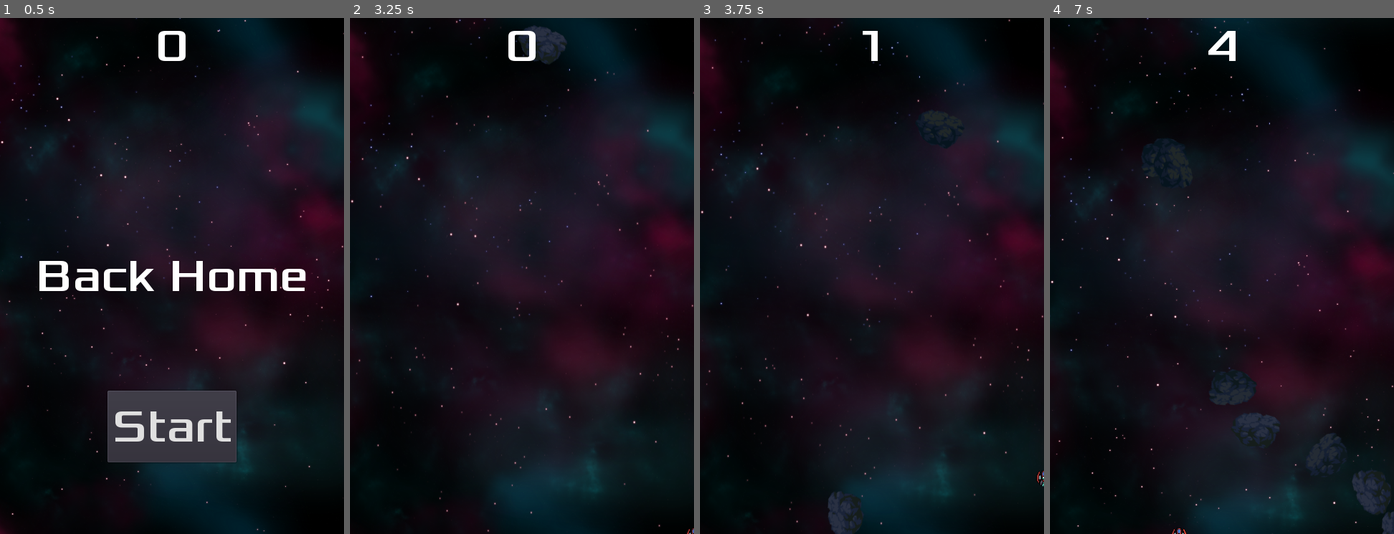
Above: before the commit, frames 1-4 (left to right).
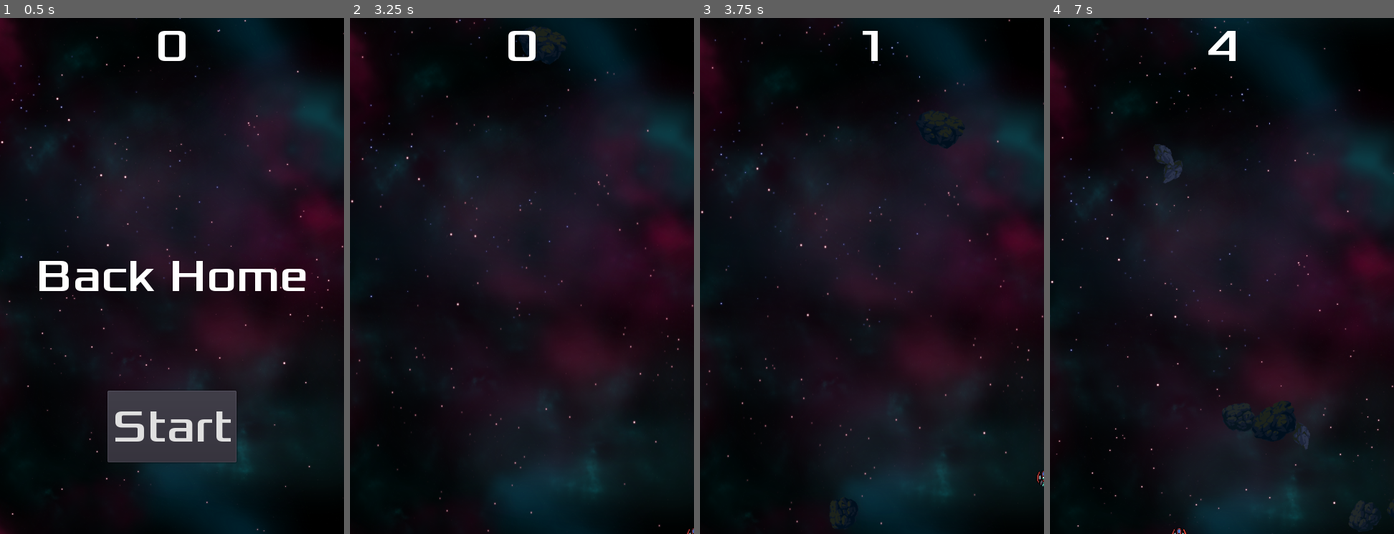
Above: after the commit, the same moments.

Repository: SebastienFCT/dodge-the-creeps-godot-toturial
Game: Godot game, scene res://scenes/Main.tscn
Two runs of this game, one before a commit and one after it. Both use one fixed random seed, a clock stepped at 60 frames per second and the inputs below.
Inputs:
- Up to frame 1 (0.5 s): no input
- Up to frame 2 (3.25 s): click "Start" at 0.5 s; tap Enter (start_game) at 1.25, 1.35, 2.1, 2.85 s; hold Right (move_right) 1.28-2.03 s; hold Down (move_down) 2.03-2.78 s; hold Right (move_right) from 2.78 s (still down)
- Up to frame 3 (3.75 s): release Right (move_right) at 3.53 s; hold Up (move_up) from 3.53 s (still down); tap Enter (start_game) at 3.6 s
- Up to frame 4 (7 s): release Up (move_up) at 4.28 s; hold Left (move_left) 4.28-5.78 s; tap Enter (start_game) every 0.75 s from 4.35 to 6.6 s; hold Down (move_down) 5.78-6.53 s; hold Right (move_right) from 6.53 s (still down)

Frame 1 is identical in both runs. In frame 2, 0.2% of the frame differs, in the area x 49-63%, y 1-9%; in frame 3, 0.4%; in frame 4, 2.0%, in the area x 26-100%, y 23-100%.

Commit message:
adds asteroid factory

Diff:
--- a/scenes/Asteroid1.tscn
+++ /dev/null
@@ -1,34 +0,0 @@
-[gd_scene load_steps=7 format=2]
-
-[ext_resource path="res://art/asteroids/asteroid_1_1.png" type="Texture" id=1]
-[ext_resource path="res://art/asteroids/asteroid_1_2.png" type="Texture" id=2]
-[ext_resource path="res://art/asteroids/asteroid_1_3.png" type="Texture" id=3]
-[ext_resource path="res://scripts/Asteroid.gd" type="Script" id=4]
-
-[sub_resource type="SpriteFrames" id=1]
-animations = [ {
-"frames": [ ExtResource( 1 ), ExtResource( 2 ), ExtResource( 3 ) ],
-"loop": true,
-"name": "default",
-"speed": 2.0
-} ]
-
-[sub_resource type="CapsuleShape2D" id=2]
-radius = 29.0
-height = 0.0
-
-[node name="Asteroid1" type="RigidBody2D"]
-collision_mask = 0
-script = ExtResource( 4 )
-
-[node name="AnimatedSprite" type="AnimatedSprite" parent="."]
-frames = SubResource( 1 )
-frame = 2
-playing = true
-
-[node name="CollisionShape2D" type="CollisionShape2D" parent="."]
-shape = SubResource( 2 )
-
-[node name="VisibilityNotifier2D" type="VisibilityNotifier2D" parent="."]
-
-[connection signal="screen_exited" from="VisibilityNotifier2D" to="." method="_on_VisibilityNotifier2D_screen_exited"]
--- /dev/null
+++ b/scenes/AsteroidFactory.tscn
@@ -0,0 +1,189 @@
+[gd_scene load_steps=19 format=2]
+
+[ext_resource path="res://scripts/AsteroidFactory.gd" type="Script" id=1]
+[ext_resource path="res://art/asteroids/asteroid_9.png" type="Texture" id=2]
+[ext_resource path="res://art/asteroids/asteroid_1.png" type="Texture" id=3]
+[ext_resource path="res://art/asteroids/asteroid_5.png" type="Texture" id=4]
+[ext_resource path="res://scripts/Asteroid.gd" type="Script" id=5]
+[ext_resource path="res://art/asteroids/asteroid_3.png" type="Texture" id=6]
+[ext_resource path="res://art/asteroids/asteroid_2.png" type="Texture" id=7]
+[ext_resource path="res://art/asteroids/asteroid_6.png" type="Texture" id=8]
+[ext_resource path="res://art/asteroids/asteroid_10.png" type="Texture" id=9]
+[ext_resource path="res://art/asteroids/asteroid_7.png" type="Texture" id=10]
+[ext_resource path="res://art/asteroids/asteroid_11.png" type="Texture" id=11]
+[ext_resource path="res://art/asteroids/asteroid_4.png" type="Texture" id=12]
+[ext_resource path="res://art/asteroids/asteroid_8.png" type="Texture" id=13]
+[ext_resource path="res://art/asteroids/asteroid_12.png" type="Texture" id=14]
+
+[sub_resource type="CapsuleShape2D" id=1]
+radius = 29.0
+height = 0.0
+
+[sub_resource type="CapsuleShape2D" id=2]
+radius = 21.0
+height = 0.0
+
+[sub_resource type="CapsuleShape2D" id=3]
+height = 14.3781
+
+[sub_resource type="CapsuleShape2D" id=4]
+radius = 8.0
+height = 10.8315
+
+[node name="AsteroidFactory" type="Node"]
+script = ExtResource( 1 )
+
+[node name="Asteroid1" type="RigidBody2D" parent="."]
+script = ExtResource( 5 )
+
+[node name="Sprite" type="Sprite" parent="Asteroid1"]
+texture = ExtResource( 3 )
+
+[node name="CollisionShape2D" type="CollisionShape2D" parent="Asteroid1"]
+shape = SubResource( 1 )
+
+[node name="VisibilityNotifier2D" type="VisibilityNotifier2D" parent="Asteroid1"]
+
+[node name="Asteroid2" type="RigidBody2D" parent="."]
+position = Vector2( 91, 0 )
+script = ExtResource( 5 )
+
+[node name="Sprite" type="Sprite" parent="Asteroid2"]
+texture = ExtResource( 4 )
+
+[node name="CollisionShape2D" type="CollisionShape2D" parent="Asteroid2"]
+shape = SubResource( 1 )
+
+[node name="VisibilityNotifier2D" type="VisibilityNotifier2D" parent="Asteroid2"]
+
+[node name="Asteroid3" type="RigidBody2D" parent="."]
+position = Vector2( 185, 0 )
+script = ExtResource( 5 )
+
+[node name="Sprite" type="Sprite" parent="Asteroid3"]
+texture = ExtResource( 2 )
+
+[node name="CollisionShape2D" type="CollisionShape2D" parent="Asteroid3"]
+shape = SubResource( 1 )
+
+[node name="VisibilityNotifier2D" type="VisibilityNotifier2D" parent="Asteroid3"]
+
+[node name="Asteroid4" type="RigidBody2D" parent="."]
+position = Vector2( 1, 94 )
+script = ExtResource( 5 )
+
+[node name="Sprite" type="Sprite" parent="Asteroid4"]
+texture = ExtResource( 7 )
+
+[node name="VisibilityNotifier2D" type="VisibilityNotifier2D" parent="Asteroid4"]
+
+[node name="CollisionShape2D" type="CollisionShape2D" parent="Asteroid4"]
+shape = SubResource( 2 )
+
+[node name="Asteroid5" type="RigidBody2D" parent="."]
+position = Vector2( 91, 94 )
+script = ExtResource( 5 )
+
+[node name="Sprite" type="Sprite" parent="Asteroid5"]
+texture = ExtResource( 8 )
+
+[node name="VisibilityNotifier2D" type="VisibilityNotifier2D" parent="Asteroid5"]
+
+[node name="CollisionShape2D" type="CollisionShape2D" parent="Asteroid5"]
+shape = SubResource( 2 )
+
+[node name="Asteroid6" type="RigidBody2D" parent="."]
+position = Vector2( 187, 94 )
+script = ExtResource( 5 )
+
+[node name="Sprite" type="Sprite" parent="Asteroid6"]
+texture = ExtResource( 9 )
+
+[node name="VisibilityNotifier2D" type="VisibilityNotifier2D" parent="Asteroid6"]
+
+[node name="CollisionShape2D" type="CollisionShape2D" parent="Asteroid6"]
+shape = SubResource( 2 )
+
+[node name="Asteroid7" type="RigidBody2D" parent="."]
+position = Vector2( 1, 178 )
+script = ExtResource( 5 )
+
+[node name="Sprite" type="Sprite" parent="Asteroid7"]
+texture = ExtResource( 6 )
+
+[node name="VisibilityNotifier2D" type="VisibilityNotifier2D" parent="Asteroid7"]
+
+[node name="CollisionShape2D" type="CollisionShape2D" parent="Asteroid7"]
+position = Vector2( 0, 1 )
+rotation = 0.66285
+shape = SubResource( 3 )
+
+[node name="Asteroid8" type="RigidBody2D" parent="."]
+position = Vector2( 87, 178 )
+script = ExtResource( 5 )
+
+[node name="Sprite" type="Sprite" parent="Asteroid8"]
+texture = ExtResource( 10 )
+
+[node name="VisibilityNotifier2D" type="VisibilityNotifier2D" parent="Asteroid8"]
+
+[node name="CollisionShape2D" type="CollisionShape2D" parent="Asteroid8"]
+position = Vector2( 0, 1 )
+rotation = 0.66285
+shape = SubResource( 3 )
+
+[node name="Asteroid9" type="RigidBody2D" parent="."]
+position = Vector2( 186, 178 )
+script = ExtResource( 5 )
+
+[node name="Sprite" type="Sprite" parent="Asteroid9"]
+texture = ExtResource( 11 )
+
+[node name="VisibilityNotifier2D" type="VisibilityNotifier2D" parent="Asteroid9"]
+
+[node name="CollisionShape2D" type="CollisionShape2D" parent="Asteroid9"]
+position = Vector2( 0, 1 )
+rotation = 0.66285
+shape = SubResource( 3 )
+
+[node name="Asteroid10" type="RigidBody2D" parent="."]
+position = Vector2( 0, 238 )
+script = ExtResource( 5 )
+
+[node name="Sprite" type="Sprite" parent="Asteroid10"]
+texture = ExtResource( 12 )
+
+[node name="VisibilityNotifier2D" type="VisibilityNotifier2D" parent="Asteroid10"]
+
+[node name="CollisionShape2D" type="CollisionShape2D" parent="Asteroid10"]
+position = Vector2( 0, 1 )
+rotation = 1.11701
+shape = SubResource( 4 )
+
+[node name="Asteroid11" type="RigidBody2D" parent="."]
+position = Vector2( 90, 238 )
+script = ExtResource( 5 )
+
+[node name="Sprite" type="Sprite" parent="Asteroid11"]
+texture = ExtResource( 13 )
+
+[node name="VisibilityNotifier2D" type="VisibilityNotifier2D" parent="Asteroid11"]
+
+[node name="CollisionShape2D" type="CollisionShape2D" parent="Asteroid11"]
+position = Vector2( 0, 1 )
+rotation = 1.11701
+shape = SubResource( 4 )
+
+[node name="Asteroid12" type="RigidBody2D" parent="."]
+position = Vector2( 189, 238 )
+script = ExtResource( 5 )
+
+[node name="Sprite" type="Sprite" parent="Asteroid12"]
+texture = ExtResource( 14 )
+
+[node name="VisibilityNotifier2D" type="VisibilityNotifier2D" parent="Asteroid12"]
+
+[node name="CollisionShape2D" type="CollisionShape2D" parent="Asteroid12"]
+position = Vector2( 0, 1 )
+rotation = 1.11701
+shape = SubResource( 4 )
--- a/scenes/Main.tscn
+++ b/scenes/Main.tscn
@@ -2,7 +2,7 @@
 
 [ext_resource path="res://scenes/Player.tscn" type="PackedScene" id=1]
 [ext_resource path="res://scripts/Main.gd" type="Script" id=2]
-[ext_resource path="res://scenes/Asteroid1.tscn" type="PackedScene" id=3]
+[ext_resource path="res://scenes/AsteroidFactory.tscn" type="PackedScene" id=3]
 [ext_resource path="res://scenes/HUD.tscn" type="PackedScene" id=4]
 [ext_resource path="res://art/gameover.wav" type="AudioStream" id=5]
 [ext_resource path="res://art/House In a Forest Loop.ogg" type="AudioStream" id=6]
@@ -26,17 +26,17 @@
 	pass
 "
 
-[sub_resource type="Curve2D" id=1]
+[sub_resource type="Curve2D" id=5]
 _data = {
 "points": PoolVector2Array( 0, 0, 0, 0, 0, 0, 0, 0, 0, 0, 0, 0, 0, 0, 0, 0, 480, 0, 0, 0, 0, 0, 480, 720, 0, 0, 0, 0, 0, 720, 0, 0, 0, 0, 0, 0 )
 }
 
 [node name="Main" type="Node"]
 script = ExtResource( 2 )
-asteroid_scene = ExtResource( 3 )
+asteroid_factory_scene = ExtResource( 3 )
 
 [node name="ParallaxBackground" type="ParallaxBackground" parent="."]
-script = SubResource( 2 )
+script = SubResource( 4 )
 
 [node name="Background" type="ParallaxLayer" parent="ParallaxBackground"]
 motion_scale = Vector2( 0.1, 0.1 )
--- a/scenes/Player.tscn
+++ b/scenes/Player.tscn
@@ -34,7 +34,7 @@
 [node name="AnimatedSprite" type="AnimatedSprite" parent="."]
 frames = SubResource( 1 )
 animation = "slow"
-frame = 1
+frame = 2
 playing = true
 
 [node name="CollisionShape2D" type="CollisionShape2D" parent="."]
--- /dev/null
+++ b/scripts/AsteroidFactory.gd
@@ -0,0 +1,7 @@
+extends Node
+
+func generate_asteroid(index):
+	return get_child(index).duplicate()
+
+func generate_random():
+	return get_child(randi() % get_child_count()).duplicate()
--- a/scripts/Main.gd
+++ b/scripts/Main.gd
@@ -1,11 +1,14 @@
 extends Node
 
-export(PackedScene) var asteroid_scene
+export(PackedScene) var asteroid_factory_scene
+
+var asteroid_factory
 var score
 
 # Called when the node enters the scene tree for the first time.
 func _ready():
 	randomize()
+	asteroid_factory = asteroid_factory_scene.instance()
 
 # Called every frame. 'delta' is the elapsed time since the previous frame.
 func _process(delta):
@@ -36,7 +39,7 @@
 	$HUD.update_score(score)
 
 func _on_AsteroidTimer_timeout():
-	var asteroid = asteroid_scene.instance()
+	var asteroid = asteroid_factory.generate_random()
 
 	var asteroid_spawn_location = get_node("AsteroidPath/AsteroidSpawnLocation")
 	asteroid_spawn_location.offset = randi()
Binary file added: art/asteroids/asteroid_1.png
Not shown, added: art/asteroids/asteroid_1.png.import
Binary file added: art/asteroids/asteroid_10.png
Not shown, changed: art/asteroids/asteroid_10.png.import
Binary file added: art/asteroids/asteroid_11.png
Not shown, added: art/asteroids/asteroid_11.png.import
Binary file added: art/asteroids/asteroid_12.png
Not shown, added: art/asteroids/asteroid_12.png.import
Binary file removed: art/asteroids/asteroid_1_1.png
Binary file removed: art/asteroids/asteroid_1_2.png
Binary file removed: art/asteroids/asteroid_1_3.png
Binary file added: art/asteroids/asteroid_2.png
(and 18 more such lines)
